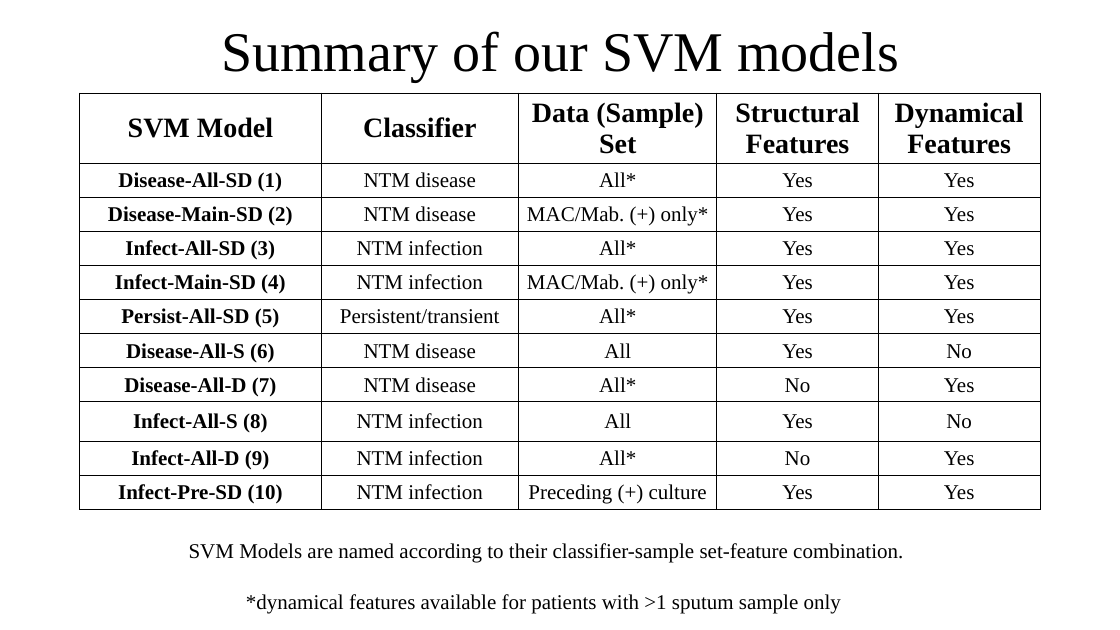
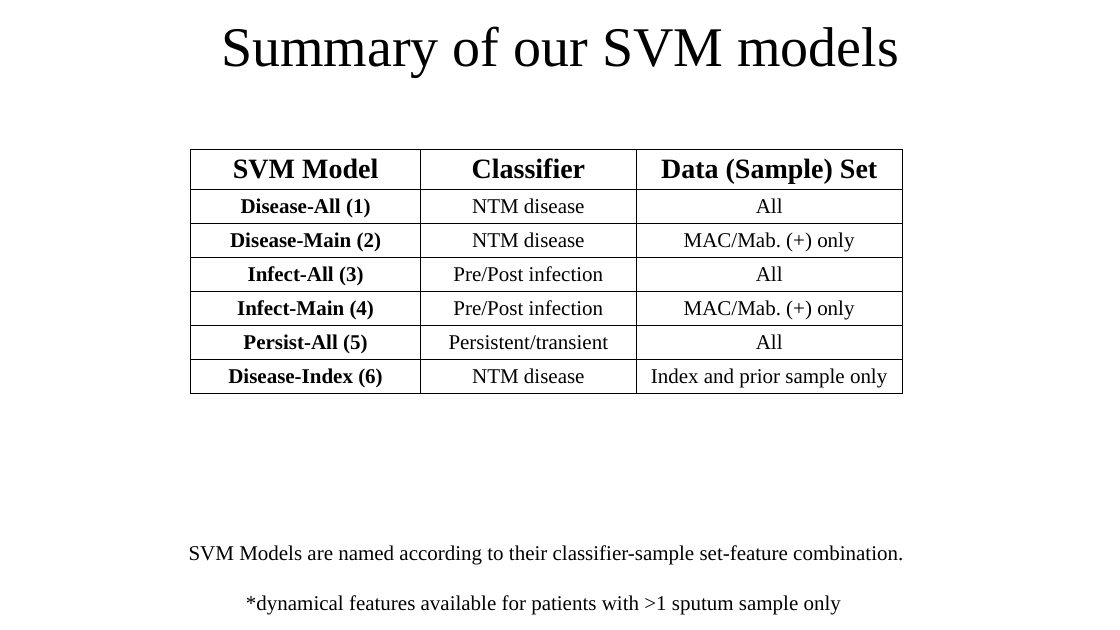
Before and after one commit to um-cf-microbiome/ml4cf, a slide deck: slide 4 of figures/src_files/NTM_Update_3_5_18.pptx. Drawn at 1120x630 pixels with LibreOffice and Linux fonts; fonts in the diff are those of the drawing. Boxes give left, top, right and bottom in pixels: in the first picture for what was removed or moved away, otherwise in the second. Text is boxed around its words. In the diff, an @@ line names an element or a change of style, - is before the commit and + after.

Commit message:
Added files to list classifier and dataset names.

```diff
--- a/figures/src_files/NTM_Update_3_5_18.pptx
+++ b/figures/src_files/NTM_Update_3_5_18.pptx
@@ title "Summary of our SVM models": place and size @@
-title "Summary of our SVM models" at box(221, 31, 899, 82)
+title "Summary of our SVM models" at box(221, 26, 899, 77)
@@ table at box(191, 150, 902, 396) @@
-SVM Model | Classifier | Data (Sample) Set | Structural Features | Dynamical Features
-Disease-All-SD (1) | NTM disease | All* | Yes | Yes
-Disease-Main-SD (2) | NTM disease | MAC/Mab. (+) only* | Yes | Yes
-Infect-All-SD (3) | NTM infection | All* | Yes | Yes
-Infect-Main-SD (4) | NTM infection | MAC/Mab. (+) only* | Yes | Yes
-Persist-All-SD (5) | Persistent/transient | All* | Yes | Yes
-Disease-All-S (6) | NTM disease | All | Yes | No
-Disease-All-D (7) | NTM disease | All* | No | Yes
-Infect-All-S (8) | NTM infection | All | Yes | No
-Infect-All-D (9) | NTM infection | All* | No | Yes
-Infect-Pre-SD (10) | NTM infection | Preceding (+) culture | Yes | Yes
+SVM Model | Classifier | Data (Sample) Set
+Disease-All (1) | NTM disease | All
+Disease-Main (2) | NTM disease | MAC/Mab. (+) only
+Infect-All (3) | Pre/Post infection | All
+Infect-Main (4) | Pre/Post infection | MAC/Mab. (+) only
+Persist-All (5) | Persistent/transient | All
+Disease-Index (6) | NTM disease | Index and prior sample only
@@ table: place and size @@
-table at box(80, 93, 1040, 514)
+table at box(191, 150, 902, 396)
```
Also in this commit, not shown: 2 other files.
